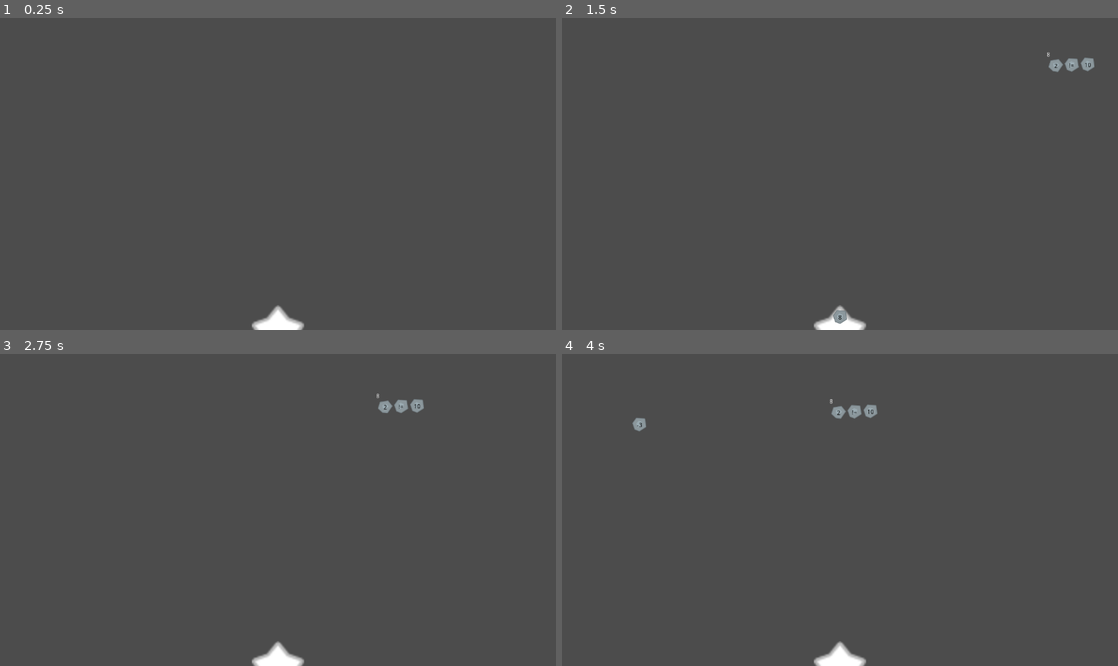
Above: before the commit, frames 1-4 (two rows, left to right).
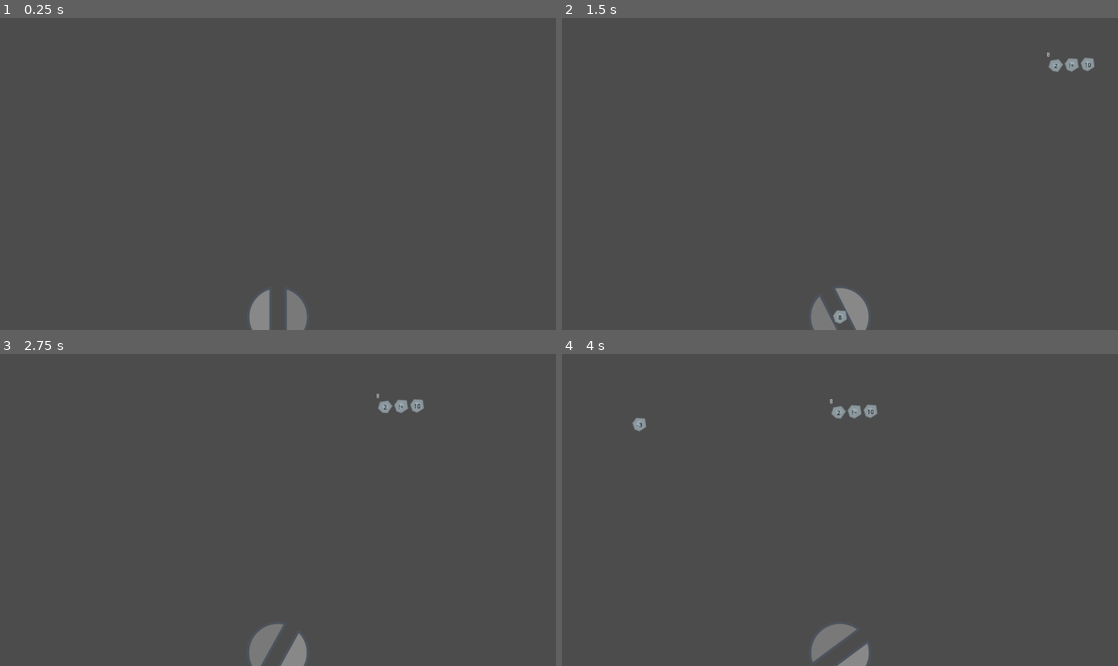
Above: after the commit, the same moments.

Repository: caleb-vincent/space-math
Game: Godot game, scene res://Debris/Debris.tscn
The game is run twice, just before and just after one commit, with the same random seed, the same clock (stepped at 60 frames per second) and the same inputs. This scene is started directly instead of the project's main scene.
Inputs (mouse positions are in pixels of both pictures, inside the frame that each line leads up to):
- Up to frame 1 (0.25 s): no input
- Up to frame 2 (1.5 s): move the mouse to (962, 158) at 0.52 s; click (962, 158) at 0.67 s; drag from (728, 189) to (812, 236) at 1.27 s
- Up to frame 3 (2.75 s): move the mouse to (333, 441) at 2.02 s; click (333, 441) at 2.17 s
- Up to frame 4 (4 s): drag from (812, 572) to (673, 463) at 2.77 s; move the mouse to (1006, 556) at 3.52 s; click (1006, 556) at 3.67 s

The runs differ from the first frame. In frame 1, 0.9% of the frame differs, in the area x 44-56%, y 87-100%; in frame 2, 0.9%; in frame 3, 0.9%; in frame 4, 0.9%, in the area x 44-56%, y 86-100%.

Commit message:
Debris - aiming turrent
Roughly.

Diff:
--- a/Debris/Debris.tscn
+++ b/Debris/Debris.tscn
@@ -1,6 +1,6 @@
 [gd_scene load_steps=5 format=2]
 
-[ext_resource path="res://assets/star_silver.png" type="Texture" id=1]
+[ext_resource path="res://assets/turret.svg" type="Texture" id=1]
 
 [sub_resource type="GDScript" id=2]
 script/source = "extends SubGame
@@ -21,6 +21,11 @@
 func _process(_delta) -> void:
 	if Input.is_action_just_released(\"ui_accept\") || Input.is_action_just_released(\"game_click\"):
 		_fire()
+	if $FireTimer.wait_time - $FireTimer.time_left > 0.25:
+		# TODO: This math is wrong.
+		var target = get_viewport().get_mouse_position() - $FirePosition.position
+		var angle = $FirePosition.position.angle_to_point(target)
+		$SpaceStation/Sprite.rotation = angle * PI
 
 
 func _ready() -> void:
@@ -123,6 +128,9 @@
 
 [node name="DebrisStart" type="Position2D" parent="."]
 position = Vector2( 1430.04, 96.0667 )
+__meta__ = {
+"_edit_lock_": true
+}
 
 [node name="FireTimer" type="Timer" parent="."]
 one_shot = true
@@ -133,6 +141,9 @@
 
 [node name="FirePosition" type="Position2D" parent="."]
 position = Vector2( 640, 690 )
+__meta__ = {
+"_edit_lock_": true
+}
 
 [node name="SpaceStation" type="StaticBody2D" parent="."]
 position = Vector2( 640, 720 )
@@ -143,10 +154,12 @@
 shape = SubResource( 4 )
 
 [node name="TurretShape" type="CollisionShape2D" parent="SpaceStation"]
+position = Vector2( 0, -30 )
 shape = SubResource( 3 )
 
 [node name="Sprite" type="Sprite" parent="SpaceStation"]
-scale = Vector2( 2.5, 2.5 )
+position = Vector2( 0, -30 )
+scale = Vector2( 0.75, 0.75 )
 texture = ExtResource( 1 )
 [connection signal="timeout" from="FireTimer" to="." method="_on_FireTimer_timeout"]
 [connection signal="timeout" from="SpawnTimer" to="." method="_on_SpawnTimer_timeout"]
--- /dev/null
+++ b/assets/turret.svg
@@ -0,0 +1,76 @@
+<?xml version="1.0" encoding="UTF-8" standalone="no"?>
+<!-- 2021-02-22 07:45:50 Generated by QCAD 3.25.2 SVG Exporter -->
+
+<svg
+   xmlns:dc="http://purl.org/dc/elements/1.1/"
+   xmlns:cc="http://creativecommons.org/ns#"
+   xmlns:rdf="http://www.w3.org/1999/02/22-rdf-syntax-ns#"
+   xmlns:svg="http://www.w3.org/2000/svg"
+   xmlns="http://www.w3.org/2000/svg"
+   xmlns:sodipodi="http://sodipodi.sourceforge.net/DTD/sodipodi-0.dtd"
+   xmlns:inkscape="http://www.inkscape.org/namespaces/inkscape"
+   width="2.0098in"
+   height="1.9463in"
+   viewBox="-1.0049 -0.9732 2.0098 1.9463"
+   version="1.1"
+   style="stroke-linecap:round;stroke-linejoin:round;fill:none"
+   id="svg14"
+   sodipodi:docname="turret.svg"
+   inkscape:version="0.92.5 (2060ec1f9f, 2020-04-08)">
+  <metadata
+     id="metadata18">
+    <rdf:RDF>
+      <cc:Work
+         rdf:about="">
+        <dc:format>image/svg+xml</dc:format>
+        <dc:type
+           rdf:resource="http://purl.org/dc/dcmitype/StillImage" />
+      </cc:Work>
+    </rdf:RDF>
+  </metadata>
+  <defs
+     id="defs16" />
+  <sodipodi:namedview
+     inkscape:document-units="in"
+     unitToSymbol="in"
+     units="in"
+     id="namedview2"
+     showgrid="false"
+     inkscape:zoom="3.5725307"
+     inkscape:cx="45.31637"
+     inkscape:cy="106.49833"
+     inkscape:window-width="1600"
+     inkscape:window-height="851"
+     inkscape:window-x="0"
+     inkscape:window-y="0"
+     inkscape:window-maximized="1"
+     inkscape:current-layer="g12" />
+  <g
+     transform="scale(1,-1)"
+     id="g12">
+    <!-- Arc -->
+    <path
+       d="m 0.24004091,-0.92963042 a 0.96016362,0.96016362 0 0 1 0,1.85926084"
+       style="fill:#797979;fill-opacity:1;stroke:#4d535d;stroke-width:0.08001363;stroke-miterlimit:4;stroke-dasharray:none;stroke-opacity:1;paint-order:normal"
+       id="path4"
+       inkscape:connector-curvature="0" />
+    <!-- Arc -->
+    <path
+       d="m -0.24004091,0.92963042 a 0.96016362,0.96016362 0 0 1 0,-1.85926084"
+       style="fill:#888888;fill-opacity:1;stroke:#4d535d;stroke-width:0.08001363;stroke-miterlimit:4;stroke-dasharray:none;stroke-opacity:1"
+       id="path6"
+       inkscape:connector-curvature="0" />
+    <!-- Line -->
+    <path
+       d="M -0.24004091,0.92963042 V -0.92963042"
+       style="stroke:#4d535d;stroke-width:0.08001363;stroke-miterlimit:4;stroke-dasharray:none;stroke-opacity:1"
+       id="path8"
+       inkscape:connector-curvature="0" />
+    <!-- Line -->
+    <path
+       d="M 0.24004091,0.92963042 V -0.92963042"
+       style="stroke:#4d535d;stroke-width:0.08001363;stroke-miterlimit:4;stroke-dasharray:none;stroke-opacity:1"
+       id="path10"
+       inkscape:connector-curvature="0" />
+  </g>
+</svg>
Not shown, added: assets/turret.svg.import
